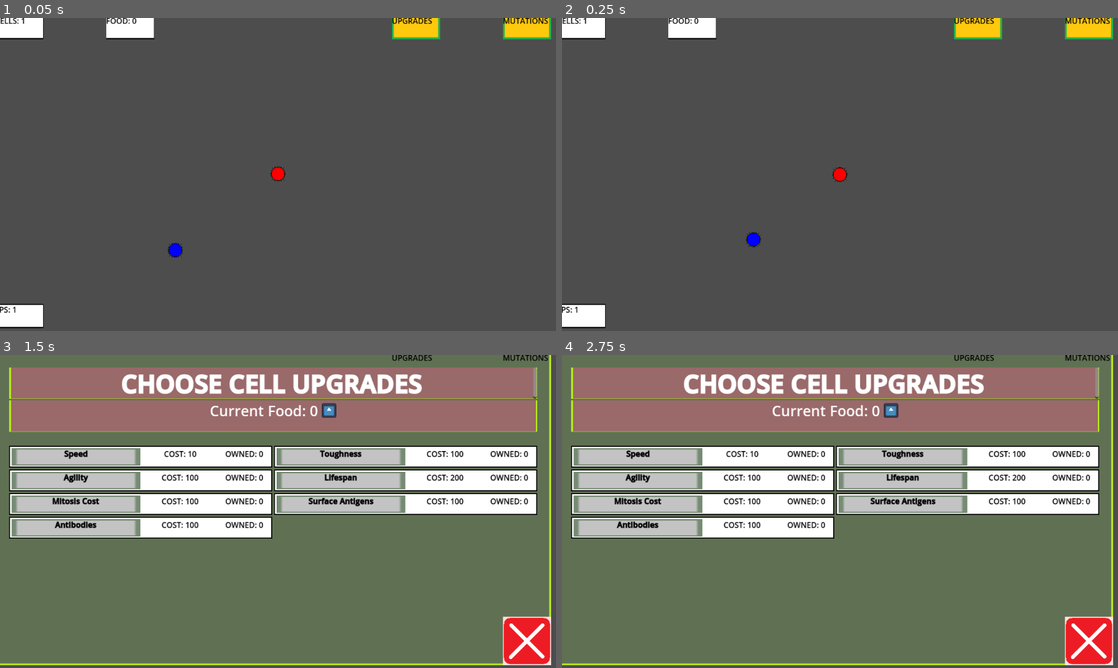
Above: before the commit, frames 1-4 (two rows, left to right).
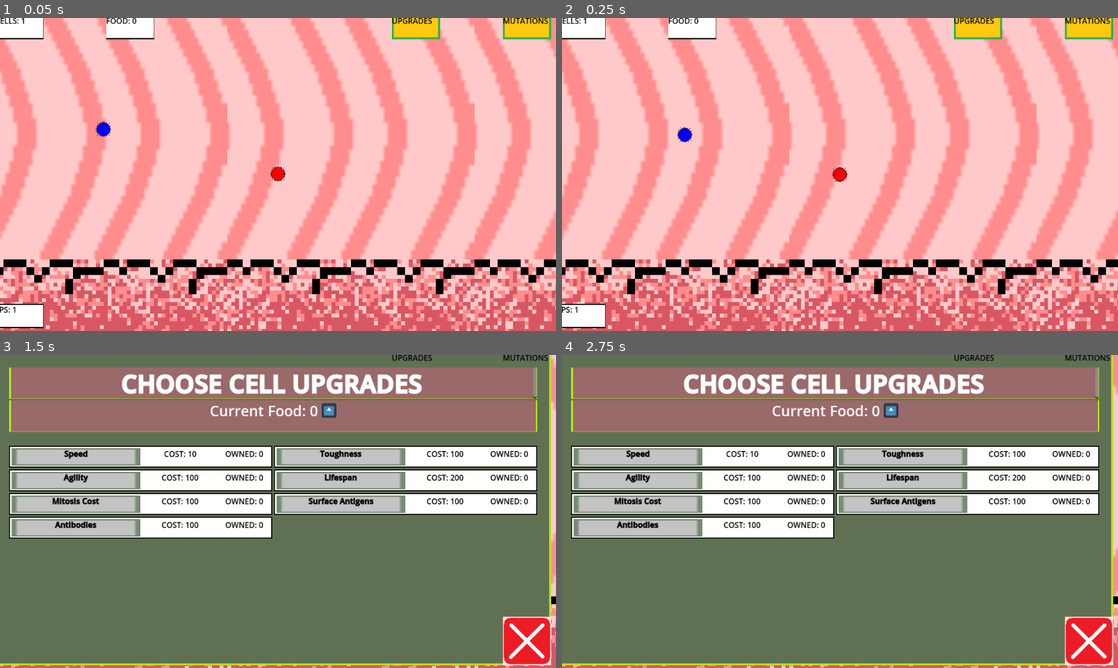
Above: after the commit, the same moments.

Repository: James-Perdue/GMTKJam24
Game: Godot game, scene res://scenes/RootLevel.tscn
Two runs of this game, one before a commit and one after it. Both use one fixed random seed, a clock stepped at 60 frames per second and the inputs below. The engine's default icon, where the game draws it, is replaced by a stand-in: a white triangle on a blue panel in a dark square.
Inputs (mouse positions are in pixels of both pictures, inside the frame that each line leads up to):
- Up to frame 1 (0.05 s): no input
- Up to frame 2 (0.25 s): no input
- Up to frame 3 (1.5 s): click (417, 364) at 0.5 s; tap Enter at 1.25 s; hold D (move_right) from 1.28 s (still down); tap Space (action) at 1.35 s
- Up to frame 4 (2.75 s): tap Space (action) at 2, 2.1 s; release D (move_right) at 2.03 s; hold S (move_down) from 2.03 s (still down)

The runs differ from the first frame. In frame 1, 97% of the frame differs, in the area x 0-100%, y 0-100%; in frame 2, 97%; in frame 3, 1.8%; in frame 4, 1.8%.

Commit message:
Trying to implement collisions on the walls

Diff:
--- a/Colony.tscn
+++ b/Colony.tscn
@@ -1,10 +1,13 @@
-[gd_scene load_steps=4 format=3 uid="uid://bx4n2alsx7ws4"]
+[gd_scene load_steps=6 format=3 uid="uid://bx4n2alsx7ws4"]
 
 [ext_resource type="Script" path="res://colony.gd" id="1_xd5u4"]
 [ext_resource type="Texture2D" uid="uid://cnh6fxrqyf5bo" path="res://icon.svg" id="2_j5ywq"]
+[ext_resource type="Script" path="res://characterBody2d.gd" id="3_mk1c6"]
 
 [sub_resource type="CircleShape2D" id="CircleShape2D_adoci"]
 radius = 0.0
+
+[sub_resource type="CircleShape2D" id="CircleShape2D_j7iq0"]
 
 [node name="Colony" type="Node2D"]
 scale = Vector2(0.25, 0.25)
@@ -14,12 +17,18 @@
 visible = false
 texture = ExtResource("2_j5ywq")
 
+[node name="AudioStreamPlayer2D" type="AudioStreamPlayer2D" parent="."]
+
 [node name="Area2D" type="Area2D" parent="."]
 
 [node name="CollisionShape2D" type="CollisionShape2D" parent="Area2D"]
 shape = SubResource("CircleShape2D_adoci")
 
-[node name="AudioStreamPlayer2D" type="AudioStreamPlayer2D" parent="."]
+[node name="CharacterBody2D" type="CharacterBody2D" parent="."]
+script = ExtResource("3_mk1c6")
+
+[node name="CollisionShape2D" type="CollisionShape2D" parent="CharacterBody2D"]
+shape = SubResource("CircleShape2D_j7iq0")
 
 [connection signal="cellDied" from="." to="." method="_on_cell_died"]
 [connection signal="area_entered" from="Area2D" to="." method="_on_area_2d_area_entered"]
--- a/IntestineTiles.tres
+++ b/IntestineTiles.tres
@@ -1,9 +1,8 @@
-[gd_resource type="TileSet" load_steps=13 format=3 uid="uid://ck5vcsja7w6n0"]
+[gd_resource type="TileSet" load_steps=11 format=3 uid="uid://ck5vcsja7w6n0"]
 
 [ext_resource type="Texture2D" uid="uid://dvfyg7mtw0wh3" path="res://AnimatedPump.tres" id="1_remyy"]
 [ext_resource type="Texture2D" uid="uid://ciqu87d43n6ga" path="res://assets/TempPumpMerg.png" id="1_w5blu"]
 [ext_resource type="Texture2D" uid="uid://br1m4wmag31mi" path="res://assets/Edge.png" id="3_31nx6"]
-[ext_resource type="Texture2D" uid="uid://c62ck1plnqff" path="res://assets/EdgeCorner.png" id="4_epfe1"]
 [ext_resource type="Texture2D" uid="uid://bd1bvht7ybulg" path="res://assets/EdgeCornerSmall.png" id="5_p6d7u"]
 [ext_resource type="Texture2D" uid="uid://dlsxj73qipdpp" path="res://assets/EdgeCornerFull.png" id="6_txget"]
 
@@ -26,11 +25,6 @@
 texture_region_size = Vector2i(512, 512)
 0:0/0 = 0
 
-[sub_resource type="TileSetAtlasSource" id="TileSetAtlasSource_0wgf3"]
-texture = ExtResource("4_epfe1")
-texture_region_size = Vector2i(512, 512)
-0:0/0 = 0
-
 [sub_resource type="TileSetAtlasSource" id="TileSetAtlasSource_0di18"]
 texture = ExtResource("5_p6d7u")
 texture_region_size = Vector2i(512, 512)
@@ -50,7 +44,6 @@
 sources/4 = SubResource("TileSetAtlasSource_vjigq")
 sources/2 = SubResource("TileSetAtlasSource_5qfhe")
 sources/0 = SubResource("TileSetAtlasSource_4bwur")
-sources/5 = SubResource("TileSetAtlasSource_0wgf3")
 sources/6 = SubResource("TileSetAtlasSource_0di18")
 sources/8 = SubResource("TileSetAtlasSource_b1w38")
 tile_proxies/coords_level = [[0, Vector2i(0, 0)], [2, Vector2i(0, 0)], [1, Vector2i(0, 0)], [2, Vector2i(1, 0)]]
--- /dev/null
+++ b/characterBody2d.gd
@@ -0,0 +1,11 @@
+extends CharacterBody2D
+
+var SPEED = 200
+
+
+func _physics_process(delta: float) -> void:
+	move_and_slide()
+
+func move(newPosition: Vector2) -> void:
+	position += newPosition
+	self.get_parent().position = position
--- a/colony.gd
+++ b/colony.gd
@@ -30,14 +30,25 @@
 	self.cells = Array()
 	var circleShapeInstance = CircleShape2D.new()
 	self.get_node("Area2D/CollisionShape2D").shape = circleShapeInstance
+	self.get_node("CharacterBody2D/CollisionShape2D").shape = circleShapeInstance
 	for i in range(initialCells):
 		spawnCell()
 	#print(get_tree().current_scene)
 
 # Called every frame. 'delta' is the elapsed time since the previous frame.
 func _process(delta: float) -> void:
-	position += velocity * delta
+	var character2D = self.get_node("CharacterBody2D")
+	#print('character2D.is_on_wall()', character2D.is_on_wall())
+	#if character2D.is_on_wall():
+		#position += character2D.get_wall_normal() * delta
+	#else:
+		#position += delta * velocity
 	#print(position)
+
+	character2D.move(velocity * delta)
+
+	#self.get_node("CharacterBody2D").move_and_slide()
+	#position += delta * velocity
 
 func move(direction: Vector2):
 	velocity = direction.normalized() * speed
@@ -64,6 +75,8 @@
 	self.colonyRadius = len(self.cells) * self.perCellRadius
 	if self.get_node("Area2D/CollisionShape2D").shape is CircleShape2D:
 		self.get_node("Area2D/CollisionShape2D").shape.radius = self.colonyRadius
+	if self.get_node("CharacterBody2D/CollisionShape2D").shape is CircleShape2D:
+		self.get_node("CharacterBody2D/CollisionShape2D").shape.radius = self.colonyRadius
 	self.colonyUpdated.emit()
 
 func get_random_point_in_circle(radius):
--- a/scenes/RootLevel.tscn
+++ b/scenes/RootLevel.tscn
@@ -19,12 +19,9 @@
 wait_time = 0.75
 autostart = true
 
-[node name="EnemyController" type="Node2D" parent="."]
+[node name="Node2D" type="Node2D" parent="."]
 position = Vector2(246, 244)
 script = ExtResource("4_r5ql3")
 
-[node name="AudioStreamPlayer2D" type="AudioStreamPlayer2D" parent="."]
-position = Vector2(246, 244)
-
 [connection signal="gameOver" from="PlayerController" to="." method="_on_player_controller_game_over"]
 [connection signal="timeout" from="FoodTimer" to="." method="_on_food_timer_timeout"]
Not shown: 1 places in scenes/upgrade.tscn that only renumber resources
